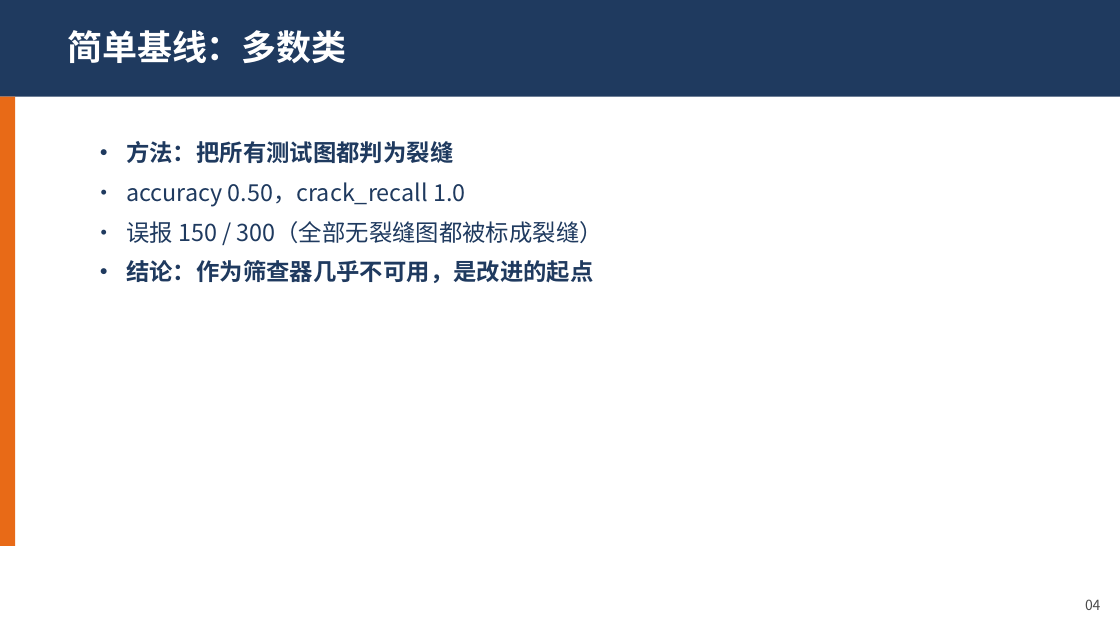
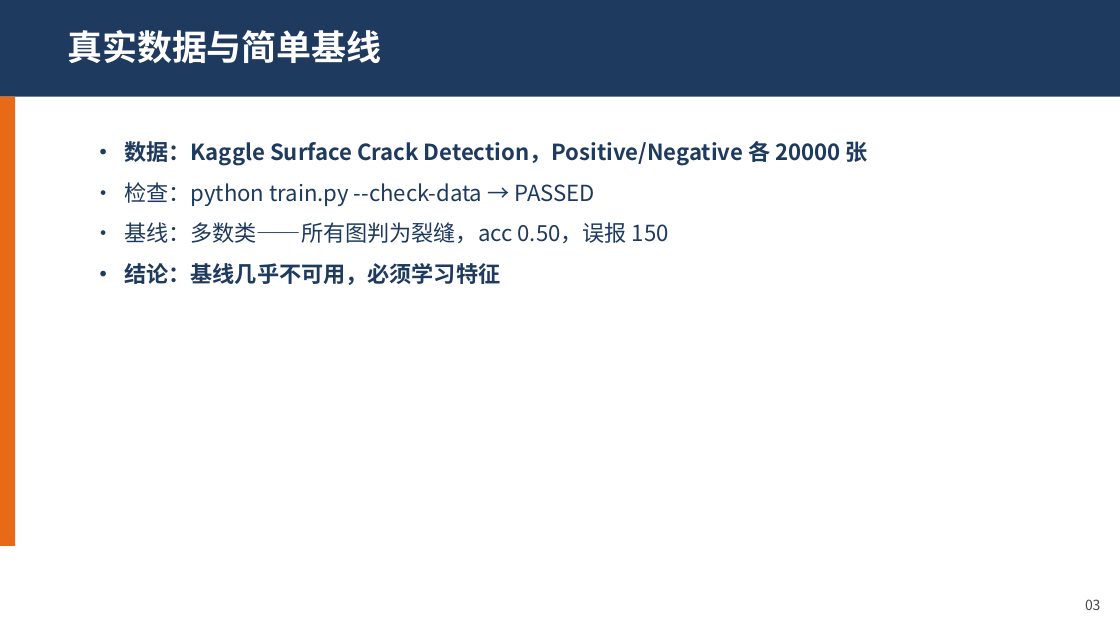
Before and after one commit to tissuefish/ai-camp-2026-d2-xuanhaochen-u202410766, a slide deck: slide 3 of presentation.pptx (slide 4 before the commit). Drawn at 1120x630 pixels with LibreOffice and Linux fonts; fonts in the diff are those of the drawing. Boxes give left, top, right and bottom in pixels: in the first picture for what was removed or moved away, otherwise in the second. Text is boxed around its words. In the diff, an @@ line names an element or a change of style, - is before the commit and + after.

```diff
--- a/presentation.pptx
+++ b/presentation.pptx
@@ text at bbox=[67, 30, 382, 63]: text changed @@
-简单基线：多数类
+真实数据与简单基线
@@ text at bbox=[124, 141, 868, 285]: text changed; size 20 to 19 pt; bold on @@
-• 方法：把所有测试图都判为裂缝
-• accuracy 0.50，crack_recall 1.0
-• 误报 150 / 300（全部无裂缝图都被标成裂缝）
-• 结论：作为筛查器几乎不可用，是改进的起点
+• 数据：Kaggle Surface Crack Detection，Positive/Negative 各 20000 张
+• 检查：python train.py --check-data → PASSED
+• 基线：多数类——所有图判为裂缝，acc 0.50，误报 150
+• 结论：基线几乎不可用，必须学习特征
@@ text at bbox=[1085, 599, 1101, 610]: text changed @@
-04
+03
```
Also in this commit, not shown: 3 other slides changed, 6 slides removed.
